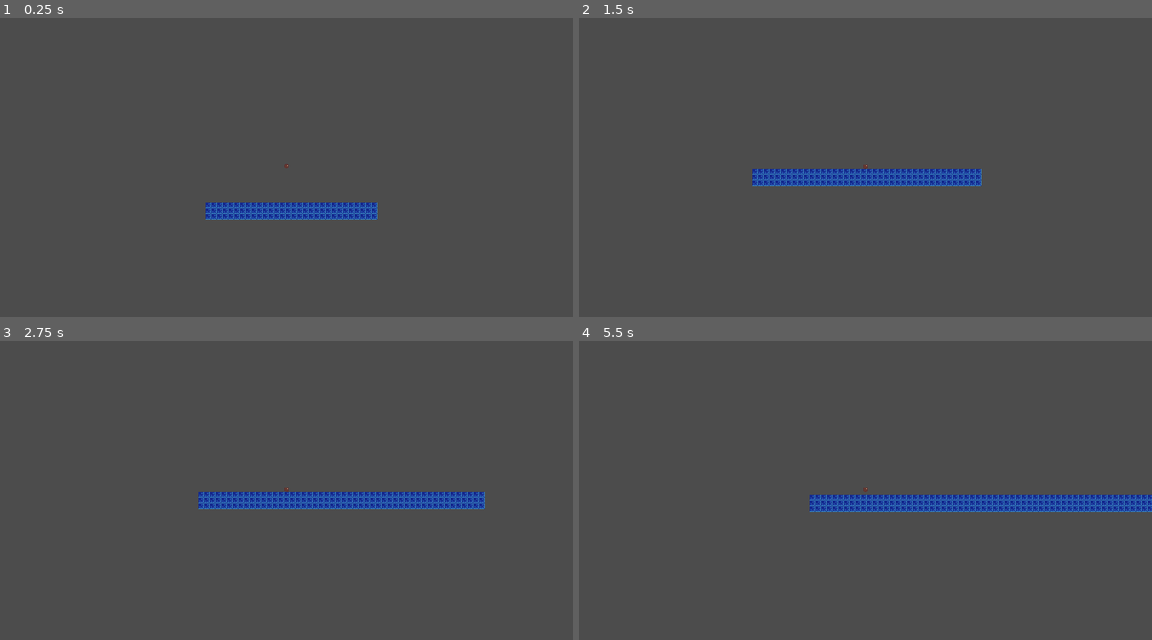
Above: before the commit, frames 1-4 (two rows, left to right).
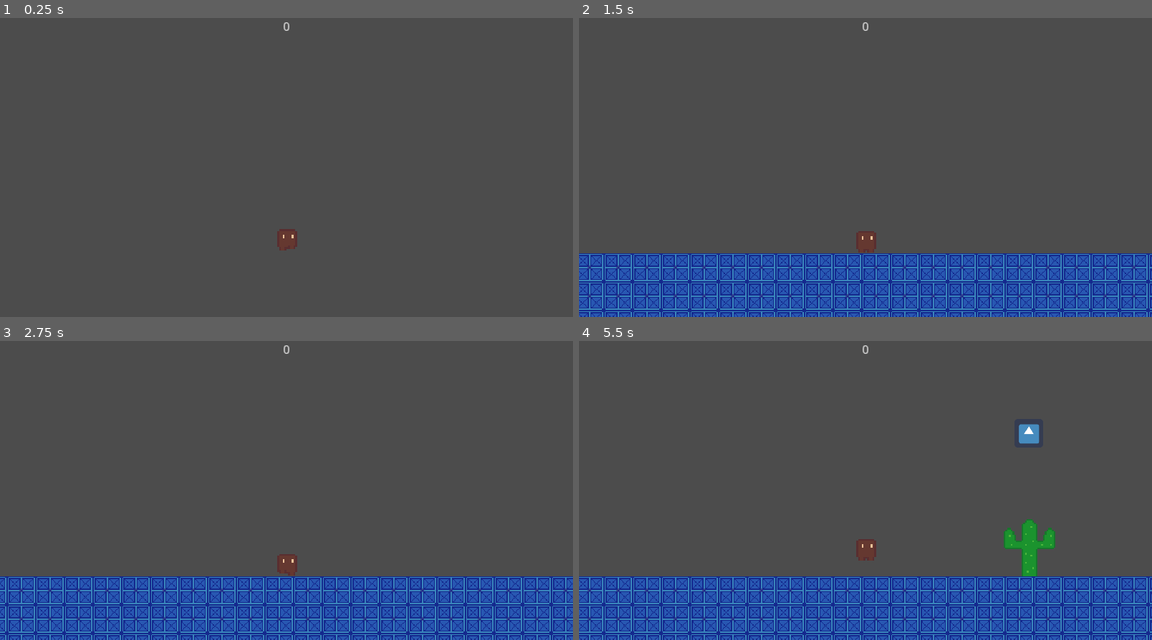
Above: after the commit, the same moments.

Repository: HumanBones/gd_Desert_Collector
Game: Godot game, scene res://World/World.tscn
The game is run twice, just before and just after one commit, with the same random seed, the same clock (stepped at 60 frames per second) and the same inputs. The engine's default icon, where the game draws it, is replaced by a stand-in: a white triangle on a blue panel in a dark square.
Inputs:
- Up to frame 1 (0.25 s): no input
- Up to frame 2 (1.5 s): tap W (jump) at 0.6, 0.77, 1.07 s; tap S (slide) at 1.35 s
- Up to frame 3 (2.75 s): tap W (jump) at 1.52, 1.55, 1.82, 2.1 s; hold Left (ui_left) from 2.03 s (still down)
- Up to frame 4 (5.5 s): release Left (ui_left) at 2.78 s; tap S (slide) at 2.85, 4.35 s; tap W (jump) at 3.02, 3.05, 3.32, 3.6, 3.77, 4.07, 4.52, 4.55, 4.82, 5.1 s; hold Left (ui_left) 4.28-5.03 s

The runs differ from the first frame. In frame 1, 2.0% of the frame differs, in the area x 35-66%, y 1-78%; in frame 2, 24%; in frame 3, 24%; in frame 4, 26%, in the area x 0-100%, y 1-100%.

Commit message:
first update

Diff:
--- /dev/null
+++ b/Collectables/Trash.tscn
@@ -0,0 +1,19 @@
+[gd_scene load_steps=3 format=2]
+
+[ext_resource path="res://Player/icon.png" type="Texture" id=1]
+
+[sub_resource type="CircleShape2D" id=1]
+radius = 23.8338
+
+[node name="Trash" type="StaticBody2D" groups=[
+"collectables",
+]]
+collision_layer = 8
+collision_mask = 8
+
+[node name="Sprite" type="Sprite" parent="."]
+scale = Vector2( 0.5, 0.5 )
+texture = ExtResource( 1 )
+
+[node name="CollisionShape2D" type="CollisionShape2D" parent="."]
+shape = SubResource( 1 )
--- a/Enemy/Ground_enemy/Ground_Enemy.tscn
+++ b/Enemy/Ground_enemy/Ground_Enemy.tscn
@@ -3,13 +3,17 @@
 [ext_resource path="res://Enemy/Ground_enemy/ground_enemy_test.png" type="Texture" id=1]
 
 [sub_resource type="RectangleShape2D" id=1]
-extents = Vector2( 16, 16 )
+extents = Vector2( 16, 32 )
 
 [node name="Ground_Enemy" type="StaticBody2D" groups=[
 "Enemies",
 ]]
+collision_layer = 4
+collision_mask = 6
 
-[node name="CollisionShape2D" type="CollisionShape2D" parent="."]
+[node name="CollisionShape2D" type="CollisionShape2D" parent="." groups=[
+"enemies",
+]]
 shape = SubResource( 1 )
 
 [node name="Sprite" type="Sprite" parent="."]
--- a/Player/Player.gd
+++ b/Player/Player.gd
@@ -11,15 +11,17 @@
 var grounded = false
 
 var lives = 3 #lives?
+var score = 0
+
 
 onready var spiret = $Sprite
 onready var anim_player = $AnimationPlayer
+onready var audio_player = $AudioStreamPlayer
+
 
 
 func _ready():
-	pass
-
-
+	update_ui()
 
 func _process(delta):
 
@@ -34,6 +36,7 @@
 	if !dead:
 		movment()
 	else:
+		self.visible = false
 		print("dead")
 		#display death screen
 
@@ -42,16 +45,18 @@
 	if Input.is_action_just_pressed("jump") && grounded:
 		velocity.y = -jump_power
 		anim_player.play("Jumping")
+		audio_player.play()
 
 	if Input.is_action_just_pressed("slide"):
 		pass
 		#slide
 
-	velocity.x = speed
+
 
 
 	if is_on_floor():
 		anim_player.play("Runing")
+		velocity.x = speed
 		grounded = true
 	else:
 		velocity.y += gravity
@@ -61,3 +66,18 @@
 		velocity.y = max_grav
 
 	move_and_slide(velocity,Vector2.UP)
+
+
+func _on_Hitbox_body_entered(body):
+	if body.is_in_group("collectables"):
+		print("collected")
+		score += 1
+		update_ui()
+		body.queue_free()
+
+	else:
+		print(body)
+		dead = true
+
+func update_ui():
+	get_parent().get_node("CanvasLayer/Label").text = str(score)
--- a/Player/Player.tscn
+++ b/Player/Player.tscn
@@ -1,8 +1,9 @@
-[gd_scene load_steps=8 format=2]
+[gd_scene load_steps=9 format=2]
 
 [ext_resource path="res://Player/Player-Sheet.png" type="Texture" id=1]
 [ext_resource path="res://Player/Player.gd" type="Script" id=2]
 [ext_resource path="res://Player/HitBox/Hitbox.tscn" type="PackedScene" id=3]
+[ext_resource path="res://Assets/SoundFX/Jump63.wav" type="AudioStream" id=4]
 
 [sub_resource type="RectangleShape2D" id=1]
 extents = Vector2( 8.79007, 8.81334 )
@@ -57,6 +58,8 @@
 }
 
 [node name="Player" type="KinematicBody2D"]
+collision_layer = 2
+collision_mask = 7
 script = ExtResource( 2 )
 
 [node name="Sprite" type="Sprite" parent="."]
@@ -75,12 +78,21 @@
 anims/Runing = SubResource( 4 )
 
 [node name="Hitbox" parent="." instance=ExtResource( 3 )]
-visible = false
+collision_layer = 0
+collision_mask = 2147483660
+
+[node name="CollisionShape2D" parent="Hitbox" index="0"]
+position = Vector2( 2.12133, -21.5667 )
+scale = Vector2( 0.922666, 1 )
 
 [node name="Cam" type="Camera2D" parent="."]
 offset = Vector2( 0, -60 )
 current = true
-zoom = Vector2( 5, 5 )
+drag_margin_v_enabled = true
 drag_margin_top = 1.0
 
+[node name="AudioStreamPlayer" type="AudioStreamPlayer" parent="."]
+stream = ExtResource( 4 )
+[connection signal="body_entered" from="Hitbox" to="." method="_on_Hitbox_body_entered"]
+
 [editable path="Hitbox"]
--- a/World/World.tscn
+++ b/World/World.tscn
@@ -12,3 +12,17 @@
 position = Vector2( 352, -288 )
 
 [node name="TileMap" parent="." instance=ExtResource( 1 )]
+
+[node name="CanvasLayer" type="CanvasLayer" parent="."]
+
+[node name="Label" type="Label" parent="CanvasLayer"]
+anchor_left = 0.5
+anchor_right = 0.5
+margin_left = -112.0
+margin_right = 112.0
+margin_bottom = 72.0
+align = 1
+valign = 1
+__meta__ = {
+"_edit_use_anchors_": false
+}
--- a/World/WorldGen.gd
+++ b/World/WorldGen.gd
@@ -1,86 +1,109 @@
 extends Node2D
 
+
+var timer : Timer
 var player : KinematicBody2D
 var cell_size = 32
+var screen_y : int
+var offset = 10
 
 onready var tile_map = $TileMap
 
 onready var ground_enemy_pr = preload("res://Enemy/Ground_enemy/Ground_Enemy.tscn")
 onready var flying_enemy_pr = preload("res://Enemy/Flying_enemy.tscn")
+onready var trash_pr = preload("res://Collectables/Trash.tscn")
 
-var tile_count = 0
-var tiles_to_set = 10
+var start_pt = 0
+var end_pt : int
 
-var screen_y : int
-var screen_x = 0
+var tiles_to_set = 30
 
-var player_cur_x_pos : float
-var spawn_tile_cap  = 200
-var const_tile_cap = 200
+var spawn_limit = 15
+var spawn_limit_const = 15
 
-var remove_cap_cons = 400
-var remove_tile_cap = 400
-
-var remove_tile_x = -10
+var player_pos_x : float
 
 var ground_enemy : StaticBody2D
 var sky_enemy : StaticBody2D
+var trash : StaticBody2D
+
+var old_enemy_x : float
+
+var remove_start_pt : int
+var remove_end_pt : int
 
 
 func _ready():
-	var screen_size = get_viewport().size
-	screen_y  = (screen_size.y / cell_size) - 10
+	randomize()
+	init_timer()
+	timer.start()
+	get_player()
+	screen_y = get_viewport().size.y/cell_size - offset
+	end_pt = start_pt + tiles_to_set
 	spawn_tiles()
-	get_player()
-	spawning_enemies()
+
 
 func _physics_process(delta):
-	player_cur_x_pos = player.position.x
-	if player_cur_x_pos >= spawn_tile_cap:
-		spawn_tile_cap += const_tile_cap
+
+
+
+	player_pos_x = player.position.x/cell_size
+
+	if player_pos_x + tiles_to_set/2 > start_pt:
 		spawn_tiles()
 
-
-	if Input.is_action_just_pressed("ui_left"):
+	if player_pos_x - tiles_to_set*2 > remove_start_pt:
 		remove_tiles()
 
-	if player_cur_x_pos >= remove_tile_cap:
-		remove_tile_cap += remove_cap_cons
-		print(remove_tile_cap)
-		remove_tiles()
+func spawn_tiles():
+	for i in range(start_pt,end_pt):
+		tile_map.set_cell(i,screen_y,0)
+		tile_map.set_cell(i,screen_y+1,0)
+		tile_map.set_cell(i,screen_y+2,0)
+	remove_tiles()
+	start_pt = end_pt
 
+	end_pt += tiles_to_set
 
+func remove_tiles():
+	remove_start_pt = player_pos_x - tiles_to_set*2
+	remove_end_pt = remove_start_pt + tiles_to_set
+	for i in range(remove_start_pt,remove_end_pt):
+		if tile_map.get_cell(i,screen_y) != -1:
+			tile_map.set_cell(i,screen_y,-1)
+			tile_map.set_cell(i,screen_y+1,-1)
+			tile_map.set_cell(i,screen_y+2,-1)
 
 func get_player():
 	player = get_parent().get_node("Player")
 
 
-
-func spawn_tiles():
-
-	for i in range(tiles_to_set):
-		tile_map.set_cell(screen_x,screen_y,0)
-		tile_map.set_cell(screen_x,screen_y+1,0)
-		tile_map.set_cell(screen_x,screen_y+2,0)
-		tile_count += 1
-		screen_x += 1
-
-
-
-#work in progress
-func remove_tiles():
-	for i in range(tiles_to_set):
-		tile_map.set_cell(remove_tile_x,screen_y,-1)
-		tile_map.set_cell(remove_tile_x,screen_y+1,-1)
-		tile_map.set_cell(remove_tile_x,screen_y+2,-1)
-		remove_tile_x += 1
-
-
 func spawning_enemies():
-	pass
+	spawn_flying_enemy()
+	spawn_ground_enemy()
 
 func spawn_flying_enemy():
 	pass
 
-func spawning_ground_enemy():
-	pass
+func spawn_ground_enemy():
+	print("spawning")
+	var enemy_x = rand_range(start_pt,end_pt) * cell_size
+	var enemy_y = screen_y* cell_size - cell_size
+
+
+	if enemy_x < old_enemy_x + 256:
+		pass
+	else:
+		ground_enemy = ground_enemy_pr.instance()
+		ground_enemy.position = Vector2(enemy_x,enemy_y)
+		get_parent().add_child(ground_enemy)
+		old_enemy_x = enemy_x
+		trash = trash_pr.instance()
+		trash.position = Vector2(enemy_x,enemy_y-128)
+		get_parent().add_child(trash)
+
+func init_timer():
+	timer = Timer.new()
+	timer.wait_time = 1
+	timer.connect("timeout",self,"spawn_ground_enemy")
+	add_child(timer)
--- /dev/null
+++ b/default_bus_layout.tres
@@ -0,0 +1,3 @@
+[gd_resource type="AudioBusLayout" format=2]
+
+[resource]
Not shown, added: Assets/SoundFX/Jump63.wav.import
Not shown, added: Assets/SoundFX/Jump63.wav
